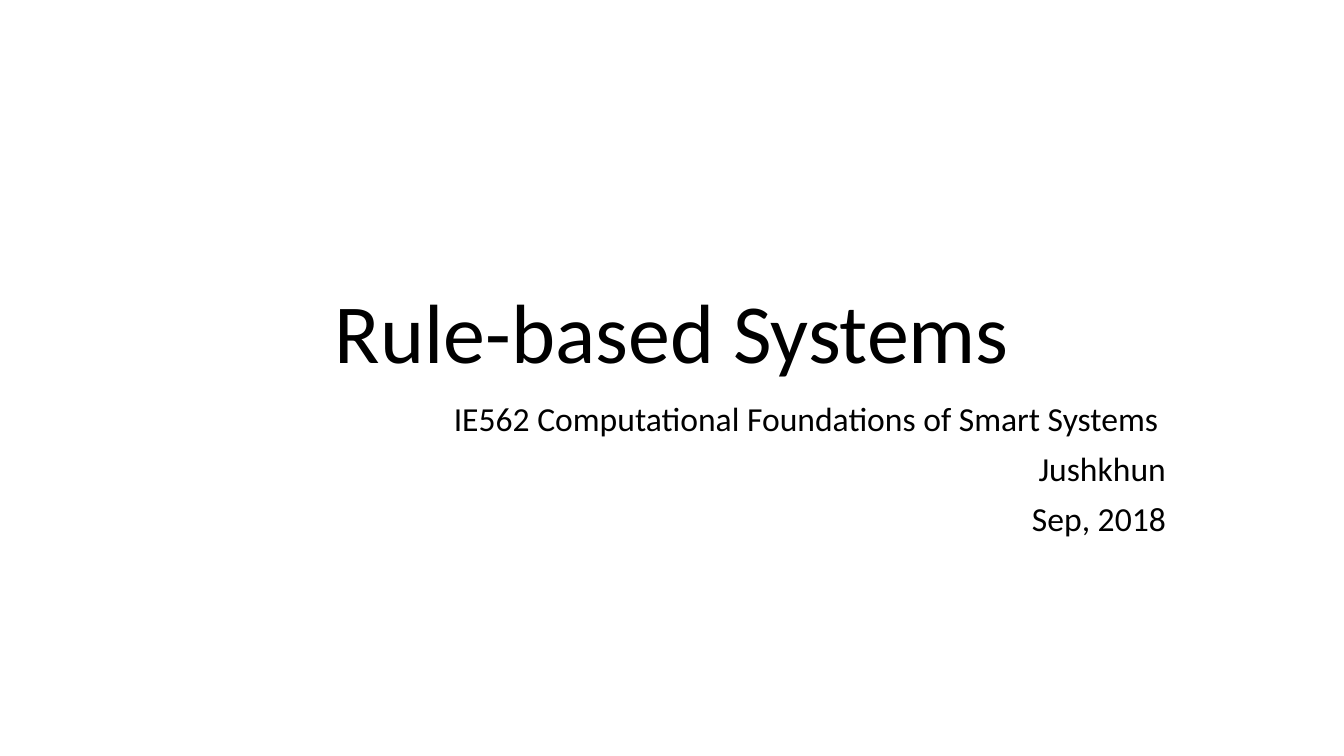
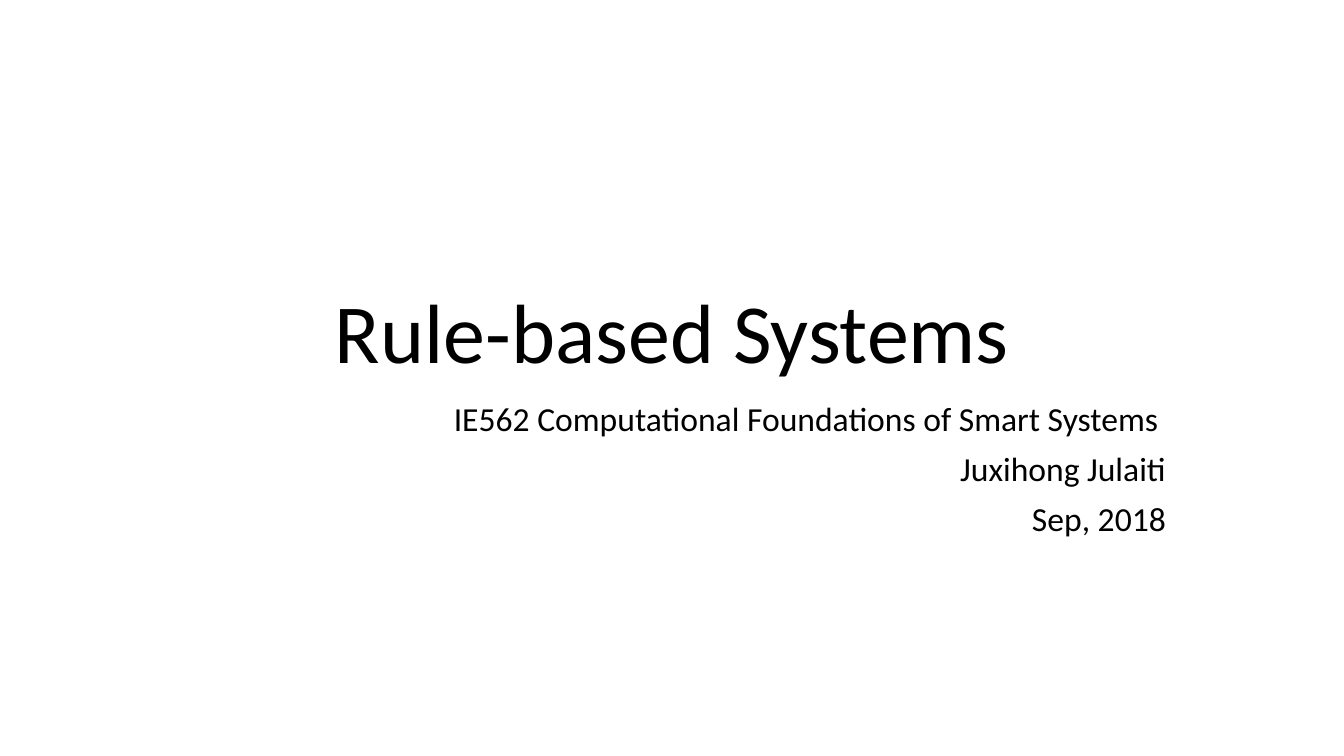
Before and after one commit to j-julaiti/tutorials, a slide deck: slide 1 of RBS using Python.pptx. Drawn at 1344x756 pixels with LibreOffice and Linux fonts; fonts in the diff are those of the drawing. Boxes give left, top, right and bottom in pixels: in the first picture for what was removed or moved away, otherwise in the second. Text is boxed around its words. In the diff, an @@ line names an element or a change of style, - is before the commit and + after.

```diff
--- a/RBS using Python.pptx
+++ b/RBS using Python.pptx
@@ subtitle at (960,457,1166,487): text changed @@
-Jushkhun
+Juxihong Julaiti
```
Also in this commit, not shown: 1 other file.
